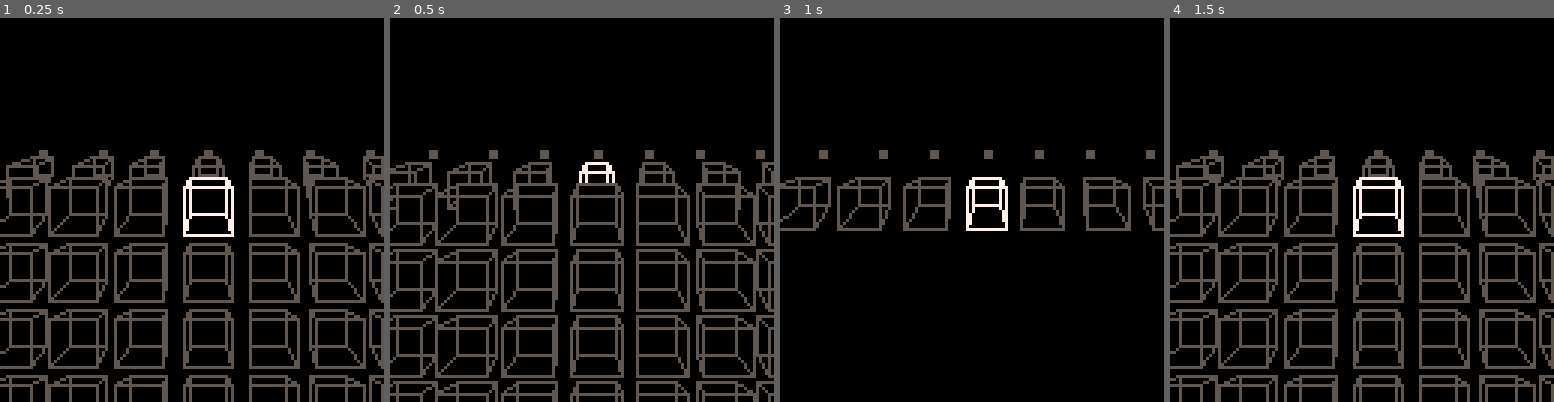
Above: before the commit, frames 1-4 (left to right).
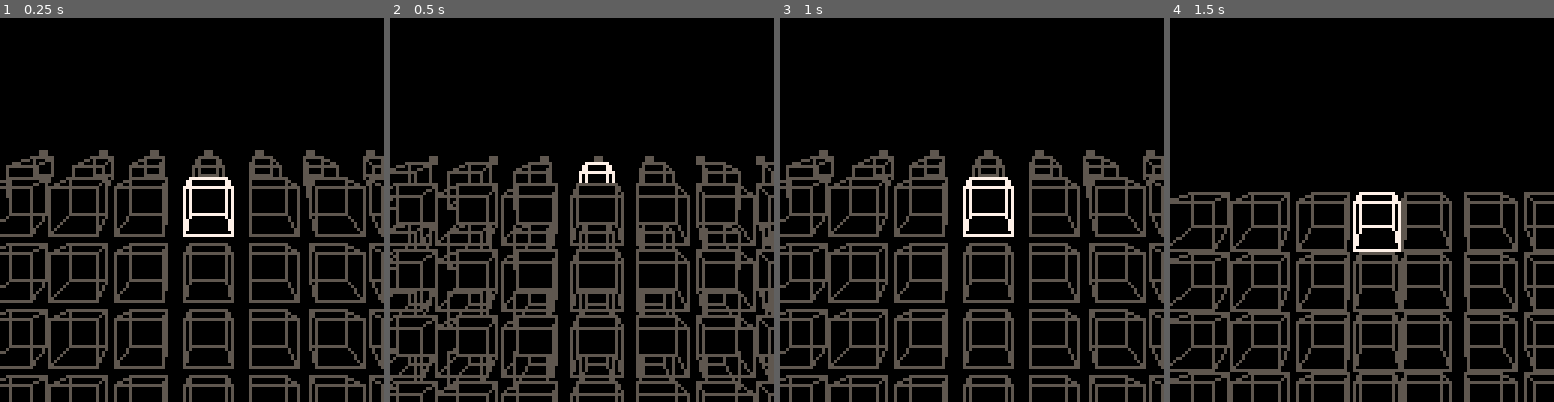
Above: after the commit, the same moments.

Repository: abemassry/dimensional-jump
Game: PICO-8 cartridge 3d_2.p8
Two runs of this game, one before a commit and one after it. Both use one fixed random seed, a clock stepped at 60 frames per second and the inputs below.
Inputs:
- Up to frame 1 (0.25 s): no input
- Up to frame 2 (0.5 s): tap X (X key) at 0.33 s
- Up to frame 3 (1 s): tap O (Z key) at 0.7 s
- Up to frame 4 (1.5 s): tap X (X key) at 1.07 s

Frame 1 is identical in both runs. In frame 2, 4.8% of the frame differs, in the area x 0-100%, y 34-97%; in frame 3, 19%; in frame 4, 26%, in the area x 0-100%, y 34-100%.

Commit message:
got jump into screen working

Diff:
--- a/3d_2.p8
+++ b/3d_2.p8
@@ -136,7 +136,7 @@
 		end
 	end
 
-	if (jumpanim < -50) then
+	if (jumpanim < -75) then
 		jumpanim = 0
 		jumppress = false
 		current = prevcurrent
@@ -150,7 +150,12 @@
 function _draw()
 	cls()
 	for i=0,0 do
-		ydiff = -17 + (i * 20) - (level*4)
+		if (jumpanim == 0) then
+			ydiff = -17 + (i * 20) - (level*4)
+		else
+			ydiff = -17 + (i * 20) - (level*4) - (jumpanim * .2)
+		end
+
 		zdiff = 7
 		depth = 2
 		blocksize = 8
@@ -164,8 +169,11 @@
 		setup_block(xcpos+64-32,64+ydiff,zdiff,depth,2+xnudge,u,5,blocksize)
 		setup_block(xcpos+64-52,64+ydiff,zdiff,depth,0+xnudge,u,5,blocksize)
 	end
-	for i=0,0 do
+	for i=0,3 do
 		if (jumpanim == 0) then
+			if (i > 0) then
+				break
+			end
 			ydiff = -10 + (i * 20) - (level*4)
 			blocksize = 8
 			zdiff = 3
@@ -186,25 +194,25 @@
 		if (level > 0) ydiff = ydiff + 5 + (jumpanim * .2)
 		if (level >= 3) ydiff = ydiff + 6 + (jumpanim * .2)
 		c = 5
-		if (prevcurrent == 3 and jumppress == true and level == 0) c = 7
+		if (prevcurrent == 3 and jumppress == true and i == level) c = 7
 		setup_block(ja5+xcpos+64+55,64+ydiff,zdiff,depth,12+xnudge,u,c,blocksize)
 		c = 5
-		if (prevcurrent == 2 and jumppress == true and level == 0) c = 7
+		if (prevcurrent == 2 and jumppress == true and i == level) c = 7
 		setup_block(ja5+xcpos+64+35,64+ydiff,zdiff,depth,10+xnudge,u,c,blocksize)
 		c = 5
-		if (prevcurrent == 1 and jumppress == true and level == 0) c = 7
+		if (prevcurrent == 1 and jumppress == true and i == level) c = 7
 		setup_block(ja2+xcpos+64+18,64+ydiff,zdiff,depth,8+xnudge,u,c,blocksize)
 		c = 5
-		if (prevcurrent == 0 and jumppress == true and level == 0) c = 7
+		if (prevcurrent == 0 and jumppress == true and i == level) c = 7
 		setup_block(xcpos+64,64+ydiff,zdiff,depth,7+xnudge,u,c,blocksize)
 		c = 5
-		if (prevcurrent == -1 and jumppress == true and level == 0) c = 7
+		if (prevcurrent == -1 and jumppress == true and i == level) c = 7
 		setup_block(ja2n+xcpos+64-18,64+ydiff,zdiff,depth,4+xnudge,u,c,blocksize)
 		c = 5
-		if (prevcurrent == -2 and jumppress == true and level == 0) c = 7
+		if (prevcurrent == -2 and jumppress == true and i == level) c = 7
 		setup_block(ja5n+xcpos+64-35,64+ydiff,zdiff,depth,2+xnudge,u,c,blocksize)
 		c = 5
-		if (prevcurrent == -3 and jumppress == true and level == 0) c = 7
+		if (prevcurrent == -3 and jumppress == true and i == level) c = 7
 		setup_block(ja5n+xcpos+64-55,64+ydiff,zdiff,depth,0+xnudge,u,c,blocksize)
 	end
 	for j=0,3 do
